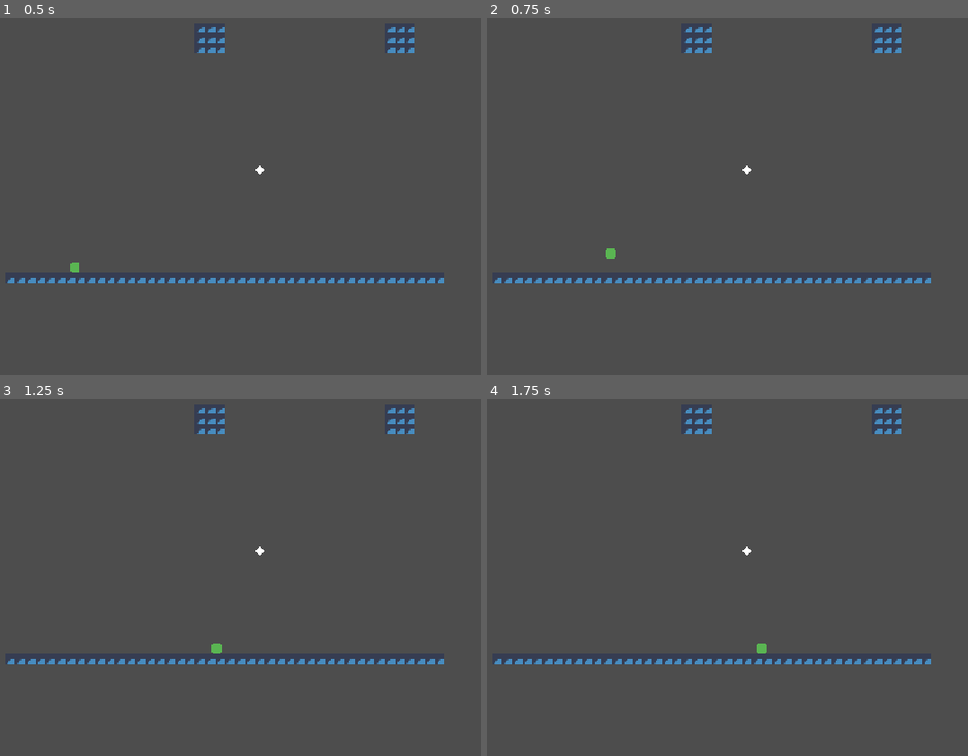
Above: before the commit, frames 1-4 (two rows, left to right).
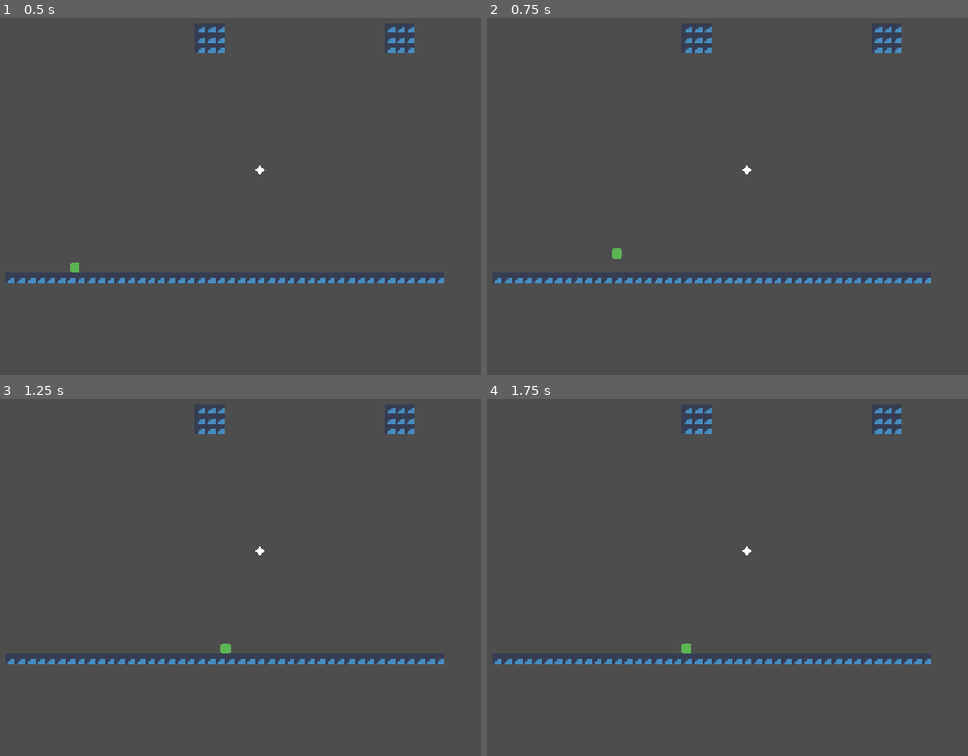
Above: after the commit, the same moments.

Repository: MadAvidCoder/Spin-phibian
Game: Godot game, scene res://scenes/main.tscn
Two runs of this game, one before a commit and one after it. Both use one fixed random seed, a clock stepped at 60 frames per second and the inputs below. The engine's default icon, where the game draws it, is replaced by a stand-in: a white triangle on a blue panel in a dark square.
Inputs (mouse positions are in pixels of both pictures, inside the frame that each line leads up to):
- Up to frame 1 (0.5 s): no input
- Up to frame 2 (0.75 s): tap Enter at 0.5 s; move the mouse to (852, 153) at 0.52 s; hold D (right) from 0.53 s (still down); click (852, 153) at 0.6 s
- Up to frame 3 (1.25 s): keep holding D (right)
- Up to frame 4 (1.75 s): keep holding D (right); tap Space at 1.25 s; move the mouse to (549, 573) at 1.27 s; click (549, 573) at 1.35 s

Frame 1 is identical in both runs. In frame 2, less than 0.1% of the frame differs, in the area x 24-29%, y 64-68%; in frame 3, 0.1%; in frame 4, 0.1%, in the area x 40-59%, y 68-72%.

Commit message:
Fix release velocity Fixed the air controls to respect the release velocity of grapples

Diff:
--- a/src/scripts/frog.gd
+++ b/src/scripts/frog.gd
@@ -70,7 +70,8 @@
 	match state:
 		States.AIR:
 			var input_direction = Input.get_axis("left", "right")
-			velocity.x = input_direction * SPEED
+			var target_x = input_direction * SPEED
+			velocity.x = move_toward(velocity.x, target_x, 2000 * delta)
 			velocity += gravity
 			if is_on_floor():
 				change_state(States.GROUND)
